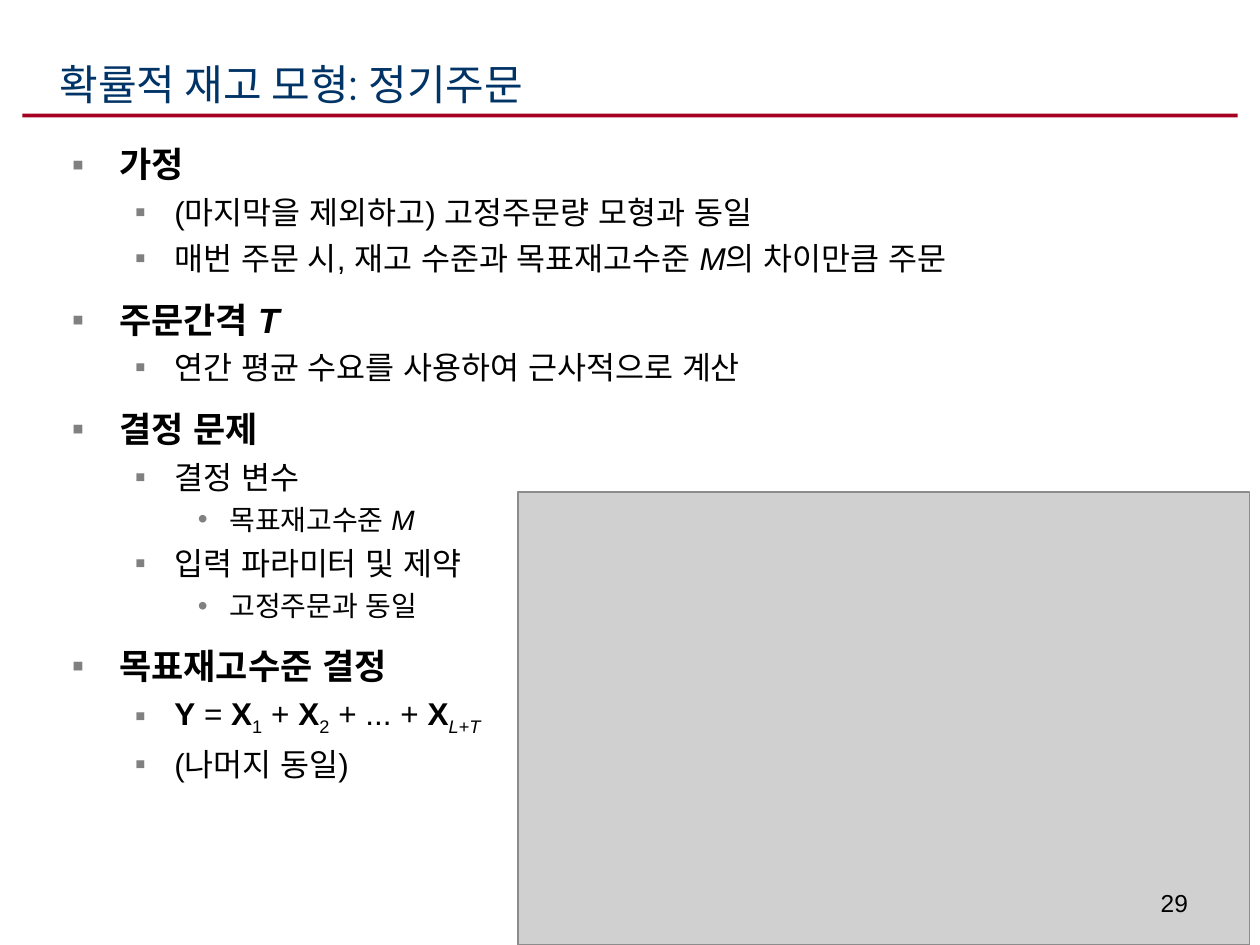
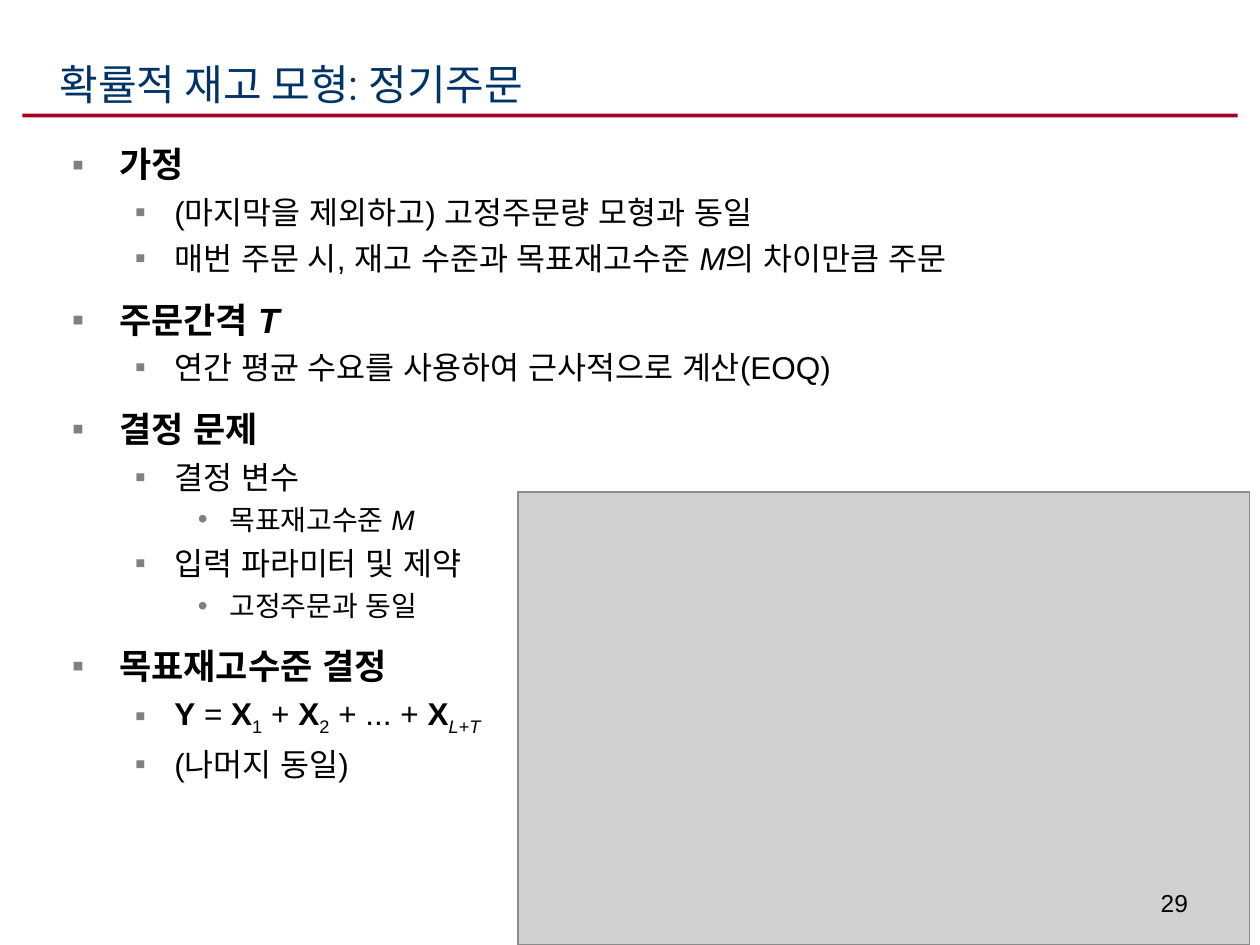
Before and after one commit to ikelab/courses, a slide deck: slide 29 of ppc2016/c12.ppt. Drawn at 1260x945 pixels with LibreOffice and Linux fonts; fonts in the diff are those of the drawing; grey boxes stand for pictures. Boxes give left, top, right and bottom in pixels: in the first picture for what was removed or moved away, otherwise in the second. Text is boxed around its words. In the diff, an @@ line names an element or a change of style, - is before the commit and + after.

```diff
--- a/ppc2016/c12.ppt
+++ b/ppc2016/c12.ppt
@@ text at (174, 353, 831, 386): text changed @@
-  ▪ 연간 평균 수요를 사용하여 근사적으로 계산
+  ▪ 연간 평균 수요를 사용하여 근사적으로 계산(EOQ)
```
Also in this commit, not shown: 11 other slides changed.
